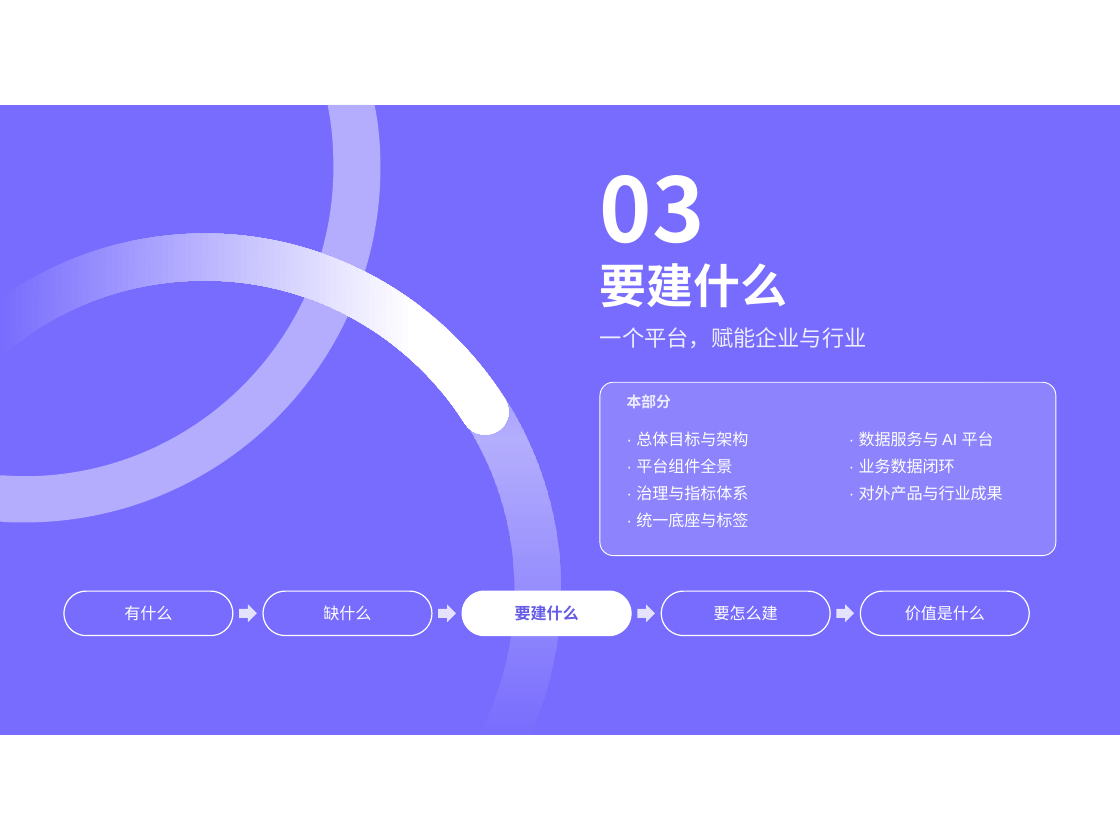
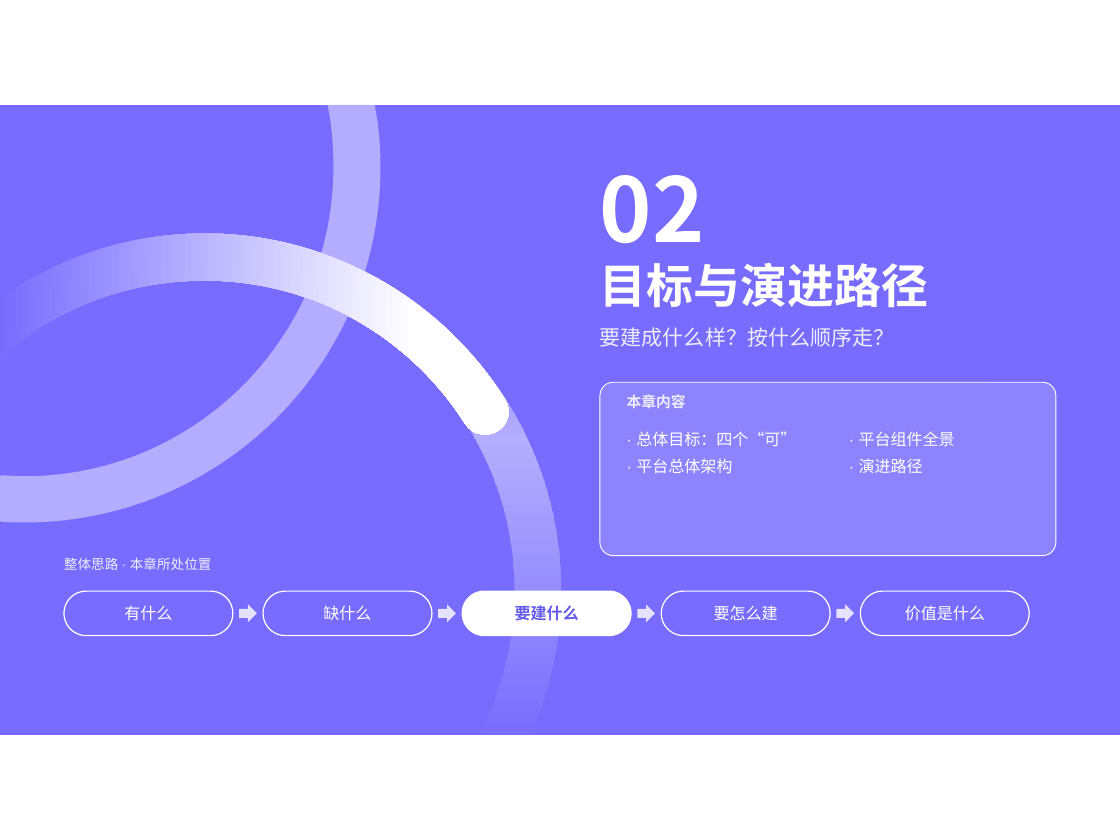
Before and after one commit to keanying/relevance, a slide deck: slide 12 of 票付通AI大数据平台建设规划.pptx. Drawn at 1120x840 pixels with LibreOffice and Linux fonts; fonts in the diff are those of the drawing. Boxes give left, top, right and bottom in pixels: in the first picture for what was removed or moved away, otherwise in the second. Text is boxed around its words. In the diff, an @@ line names an element or a change of style, - is before the commit and + after.

```diff
--- a/票付通AI大数据平台建设规划.pptx
+++ b/票付通AI大数据平台建设规划.pptx
@@ text at (600, 175, 705, 265): text changed @@
-03
+02
@@ title at (600, 263, 928, 307): text changed @@
-要建什么
+目标与演进路径
@@ text at (600, 327, 894, 347): text changed; size 18 to 17 pt @@
-一个平台，赋能企业与行业
+要建成什么样？按什么顺序走？
@@ text at (627, 394, 686, 408): text changed @@
-本部分
+本章内容
@@ text at (636, 431, 796, 473): text changed @@
-· 总体目标与架构
-· 平台组件全景
-· 治理与指标体系
-· 统一底座与标签
+· 总体目标：四个“可”
+· 平台总体架构
@@ text at (859, 431, 955, 473): text changed @@
-· 数据服务与 AI 平台
-· 业务数据闭环
-· 对外产品与行业成果
+· 平台组件全景
+· 演进路径
@@ text added at (64, 557, 212, 570), 11 pt, text #EEEDFF @@
+整体思路 · 本章所处位置
```
Also in this commit, not shown: 44 other slides changed, 8 slides added, 1 slide removed.
